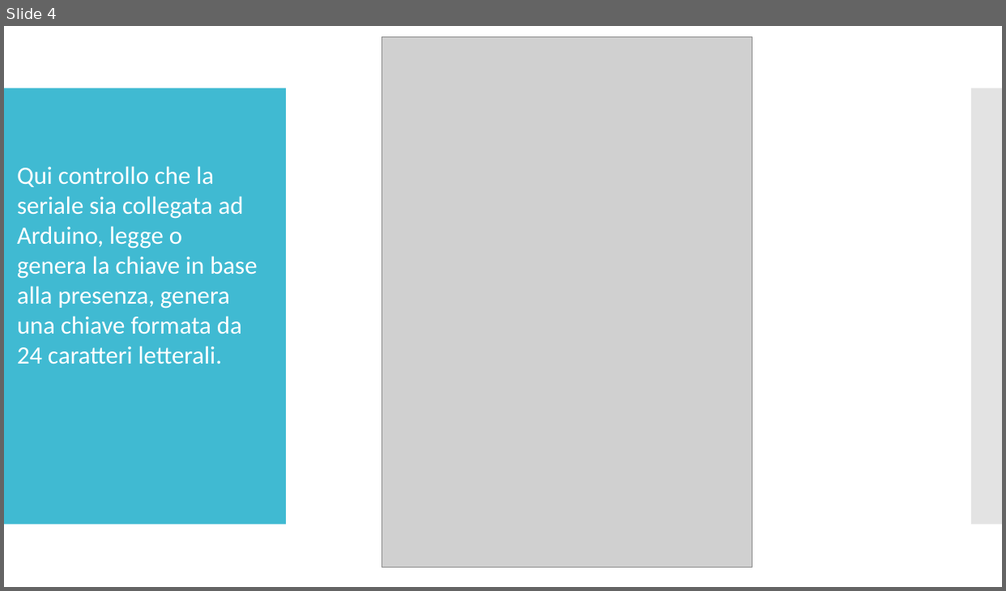
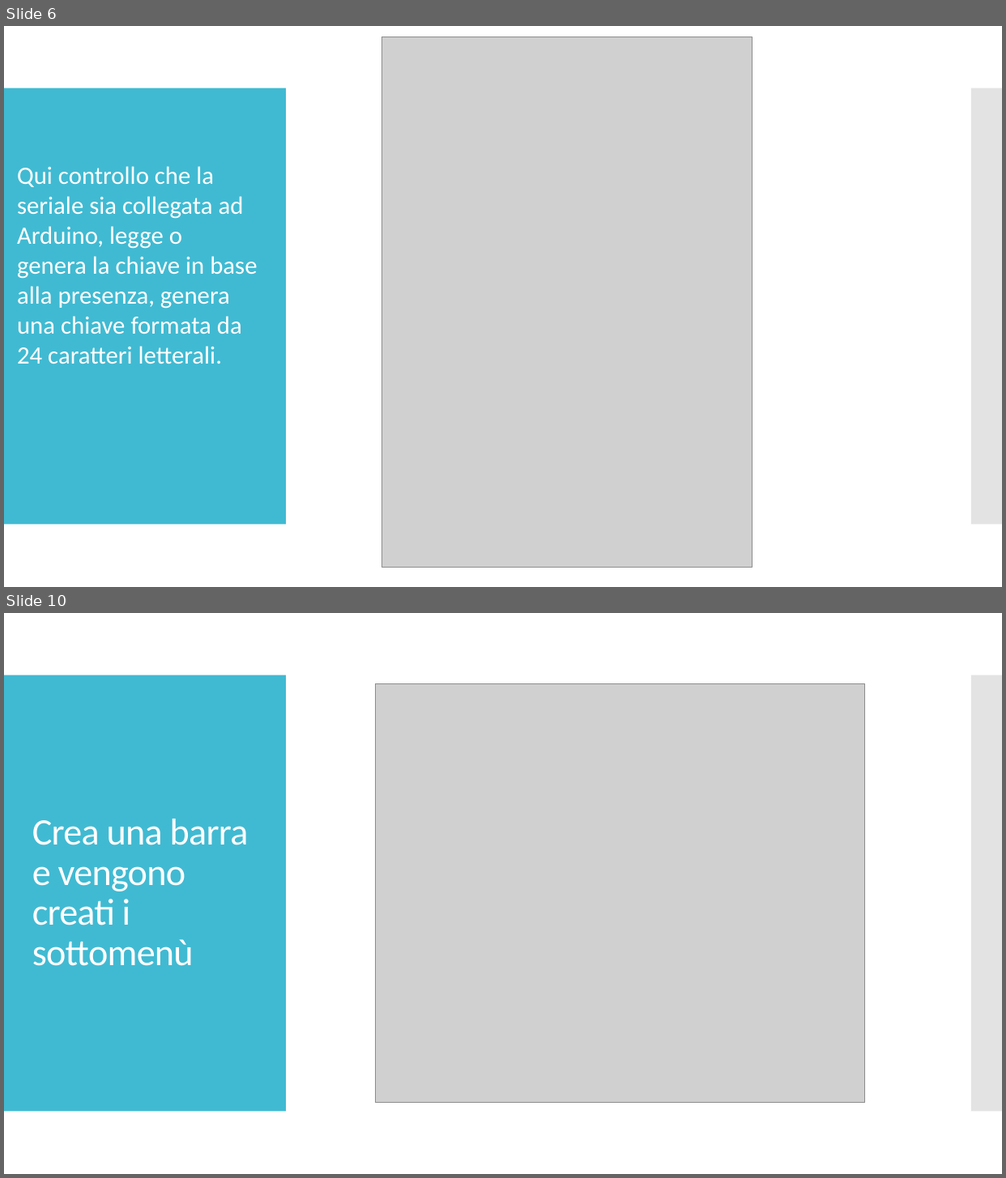
Before and after one commit to GerosaSimone/progetto, a slide deck: sito/powerpoint.pptx. Shown one above the other, each under a label of ours: slide 4 before the commit, slides 6 and 10 after it; the slides between them are not shown. The pictures are 1006x591 and 1006x1178 pixels, drawn with LibreOffice and Linux fonts; fonts in the diff are those of the drawing; grey boxes stand for pictures. Boxes give left, top, right and bottom in pixels: in the first picture for what was removed or moved away, otherwise in the second. Text is boxed around its words. In the diff, an @@ line names an element or a change of style, - is before the commit and + after.

```diff
--- a/sito/powerpoint.pptx
+++ b/sito/powerpoint.pptx
@@ slide 10 added at (4,613,1002,1174), background #FFFFFF @@
@@ rectangle added at (4,675,286,1112), fill #40BAD2 @@
@@ picture added at (375,683,865,1102) @@
@@ rectangle added at (971,675,1002,1112), fill #C8C8C8 at 50% opacity @@
@@ title added at (32,819,249,966), 36 pt, text #FFFFFF @@
+Crea una barra e vengono creati i sottomenù
@@ what was slide 4 is now slide 6 @@
```
Also in this commit, not shown: 9 other slides added.
